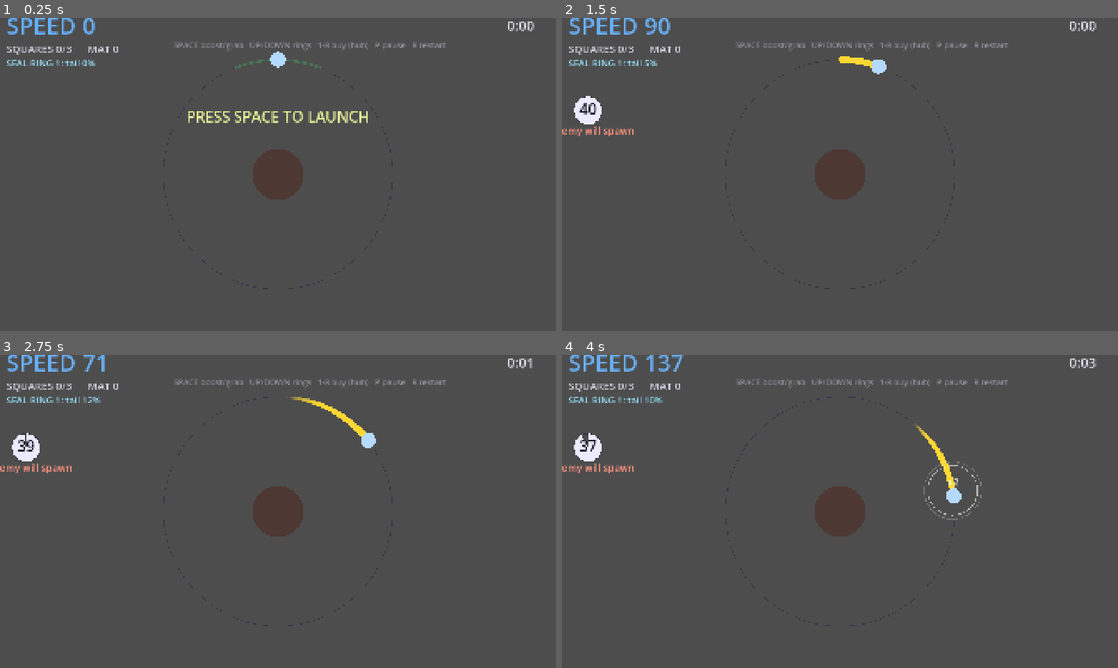
Above: before the commit, frames 1-4 (two rows, left to right).
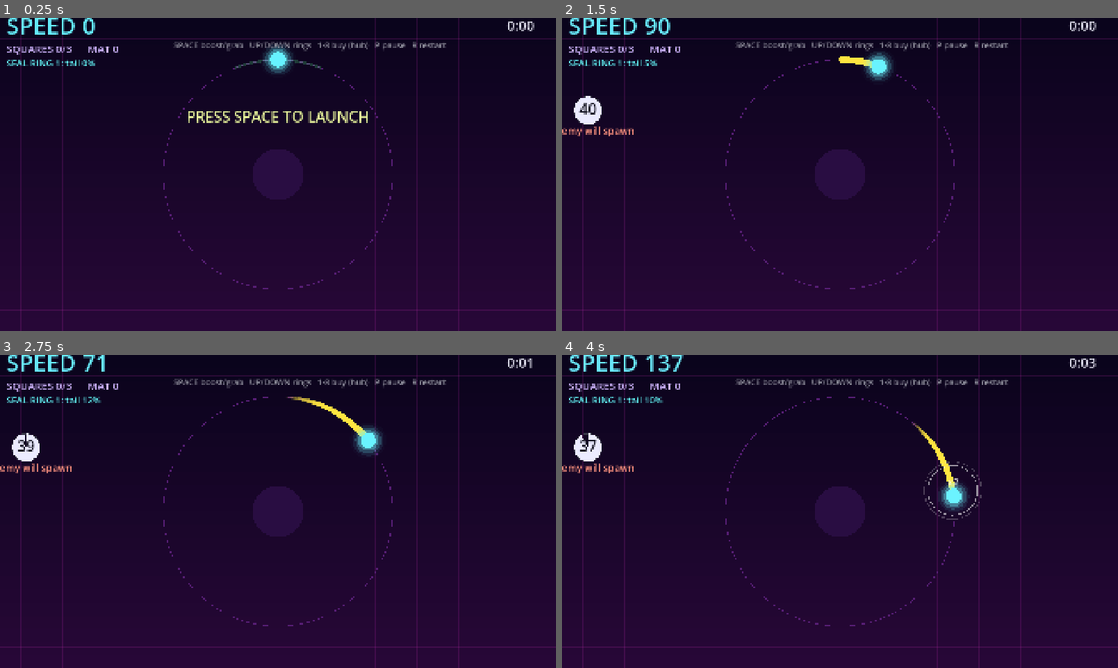
Above: after the commit, the same moments.

Repository: kjbrown-sandbox/juniper-dev-gamejam
Game: Godot game, scene res://Game.tscn
Two runs of this game, one before a commit and one after it. Both use one fixed random seed, a clock stepped at 60 frames per second and the inputs below.
Inputs (mouse positions are in pixels of both pictures, inside the frame that each line leads up to):
- Up to frame 1 (0.25 s): no input
- Up to frame 2 (1.5 s): tap Enter at 0.5 s; move the mouse to (962, 158) at 0.52 s; hold Up 0.53-1.28 s; hold F 0.53-1.28 s; click (962, 158) at 0.67 s; tap Space at 0.77 s; move the mouse to (728, 190) at 1.27 s; hold Down from 1.28 s (still down); tap 1 at 1.35 s
- Up to frame 3 (2.75 s): tap Space at 1.52 s; move the mouse to (333, 442) at 2.02 s; release Down at 2.03 s; hold Up from 2.03 s (still down); tap 2 at 2.1 s
- Up to frame 4 (4 s): move the mouse to (812, 574) at 2.77 s; tap 3 at 2.85 s; click (812, 574) at 2.92 s; tap Space at 3.02, 3.77 s; move the mouse to (1006, 558) at 3.52 s; release Up at 3.53 s; hold Down from 3.53 s (still down); tap 4 at 3.6 s

The runs differ from the first frame. In frame 1, 99% of the frame differs, in the area x 0-100%, y 0-100%; in frame 2, 99%; in frame 3, 99%; in frame 4, 99%.

Commit message:
reskin/synthwave-neon: neon grid + magenta/cyan glow palette
Co-Authored-By: Claude Opus 4.8 (1M context) <noreply@anthropic.com>

Diff:
--- a/Game.tscn
+++ b/Game.tscn
@@ -1,7 +1,7 @@
 [gd_scene load_steps=3 format=3 uid="uid://dfua4sv1eskq1"]
 
 [ext_resource type="Script" path="res://Game.gd" id="1_g"]
-[ext_resource type="Resource" path="res://styles/default.tres" id="2_style"]
+[ext_resource type="Resource" path="res://styles/synthwave.tres" id="2_style"]
 
 [node name="Game" type="Node2D"]
 script = ExtResource("1_g")
--- /dev/null
+++ b/styles/synthwave.tres
@@ -0,0 +1,36 @@
+[gd_resource type="Resource" script_class="VisualStyle" load_steps=2 format=3]
+
+[ext_resource type="Script" path="res://visual_style.gd" id="1_vs"]
+
+[resource]
+script = ExtResource("1_vs")
+bg_top = Color(0.04, 0.015, 0.11, 1)
+bg_bottom = Color(0.16, 0.03, 0.22, 1)
+enable_grid = true
+grid_color = Color(0.95, 0.2, 0.85, 0.13)
+grid_spacing = 72.0
+glow_enable = true
+glow_layers = 5
+glow_spread = 2.7
+glow_alpha = 0.55
+ring_locked = Color(0.34, 0.12, 0.46, 1)
+ring_sealed = Color(0.2, 1.0, 1.0, 1)
+ring_w_sealed = 3.5
+tail = Color(1.0, 0.9, 0.25, 1)
+moon_slow = Color(0.4, 0.95, 1.0, 1)
+moon_fast = Color(1, 1, 1, 1)
+planet_sick = Color(0.16, 0.05, 0.26, 1)
+planet_healed = Color(0.2, 1.0, 0.85, 1)
+square_pending = Color(0.42, 0.3, 0.55, 1)
+square_ready = Color(0.3, 1.0, 1.0, 1)
+asteroid = Color(0.62, 0.4, 0.72, 1)
+threat_flying = Color(1.0, 0.2, 0.72, 1)
+threat_latched = Color(1.0, 0.25, 0.35, 1)
+light_idle = Color(1.0, 0.85, 0.25, 1)
+light_on = Color(0.35, 1.0, 0.55, 1)
+beam_outer = Color(1.0, 0.3, 0.95, 0.9)
+spd_slow = Color(0.4, 0.95, 1.0, 1)
+spd_fast = Color(1.0, 0.3, 0.85, 1)
+hud_text = Color(0.82, 0.72, 1.0, 1)
+hud_seal_hint = Color(0.4, 1.0, 1.0, 1)
+banner_info = Color(1.0, 0.85, 0.4, 1)
